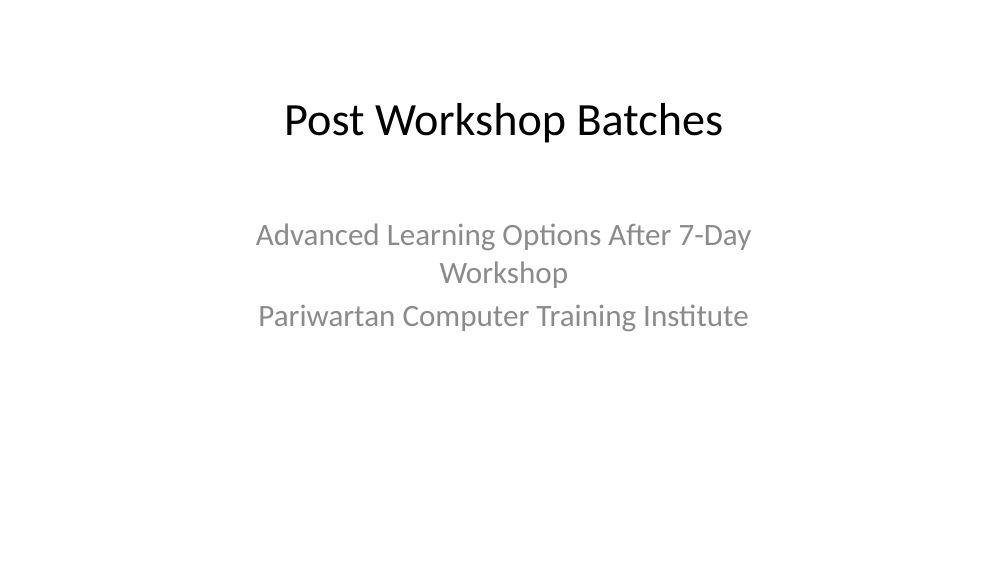
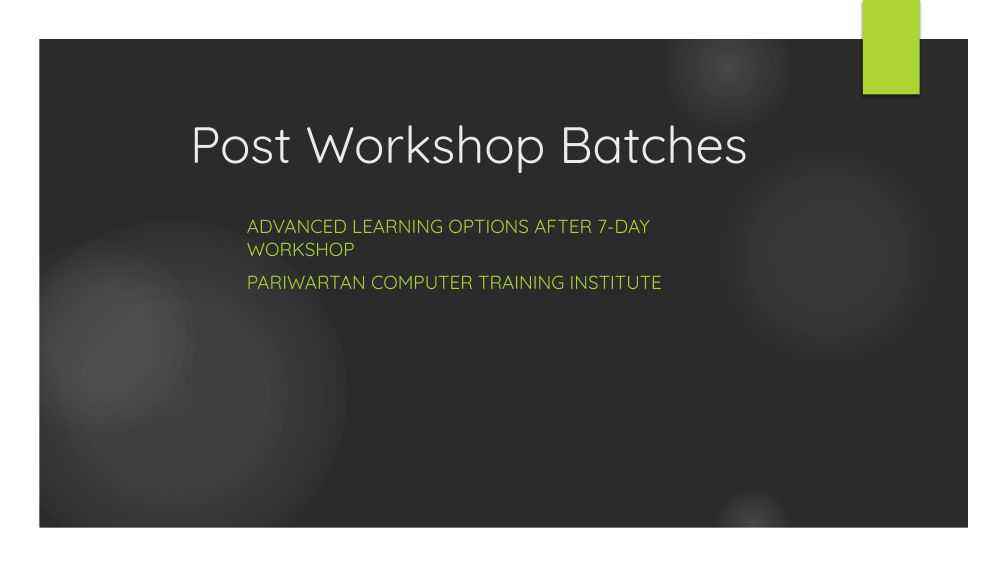
Before and after one commit to officialsurajarya/My-Hand-Written-Notes, a slide deck: slide 1 of 7 Days Workshop/Day8 Post_Workshop_Batch_Options.pptx. Drawn at 1008x567 pixels with LibreOffice and Linux fonts; fonts in the diff are those of the drawing; background and template pictures are left out; a plain dark background stands for a picture behind light text. Boxes give left, top, right and bottom in pixels: in the first picture for what was removed or moved away, otherwise in the second. Text is boxed around its words. In the diff, an @@ line names an element or a change of style, - is before the commit and + after.

```diff
--- a/7 Days Workshop/Day8 Post_Workshop_Batch_Options.pptx
+++ b/7 Days Workshop/Day8 Post_Workshop_Batch_Options.pptx
@@ background #FFFFFF to picture (left out) @@
@@ group added at [0,0,1008,567]: 5 ellipses, 1 freeform shape @@
@@ rectangle added at [863,0,920,95], fill #ACD433 @@
@@ title "Post Workshop Batches" at [190,125,748,173]: size 44 to 48.6 pt, font Calibri to Quicksand, text colour #000000 to #EBEBEB; alignment centre to left; vertical alignment middle to bottom @@
@@ subtitle at [247,219,662,289]: text changed; size 29.6 to 18 pt; font Calibri to Quicksand; text colour #8C8C8C to #ACD433 @@
-Advanced Learning Options After 7-Day Workshop
-Pariwartan Computer Training Institute
+ADVANCED LEARNING OPTIONS AFTER 7-DAY WORKSHOP
+PARIWARTAN COMPUTER TRAINING INSTITUTE
```
Also in this commit, not shown: 11 other slides changed, 11 other files.
